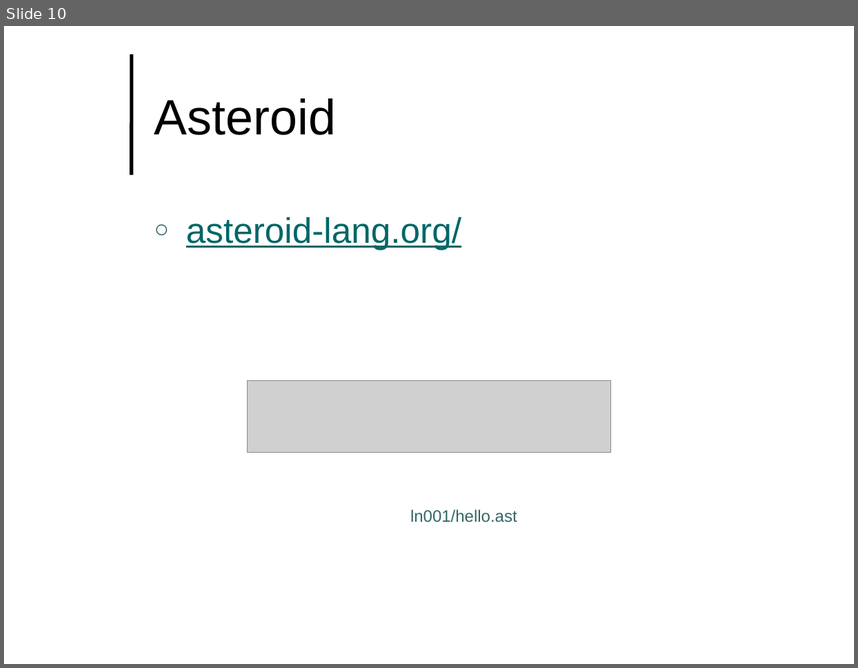
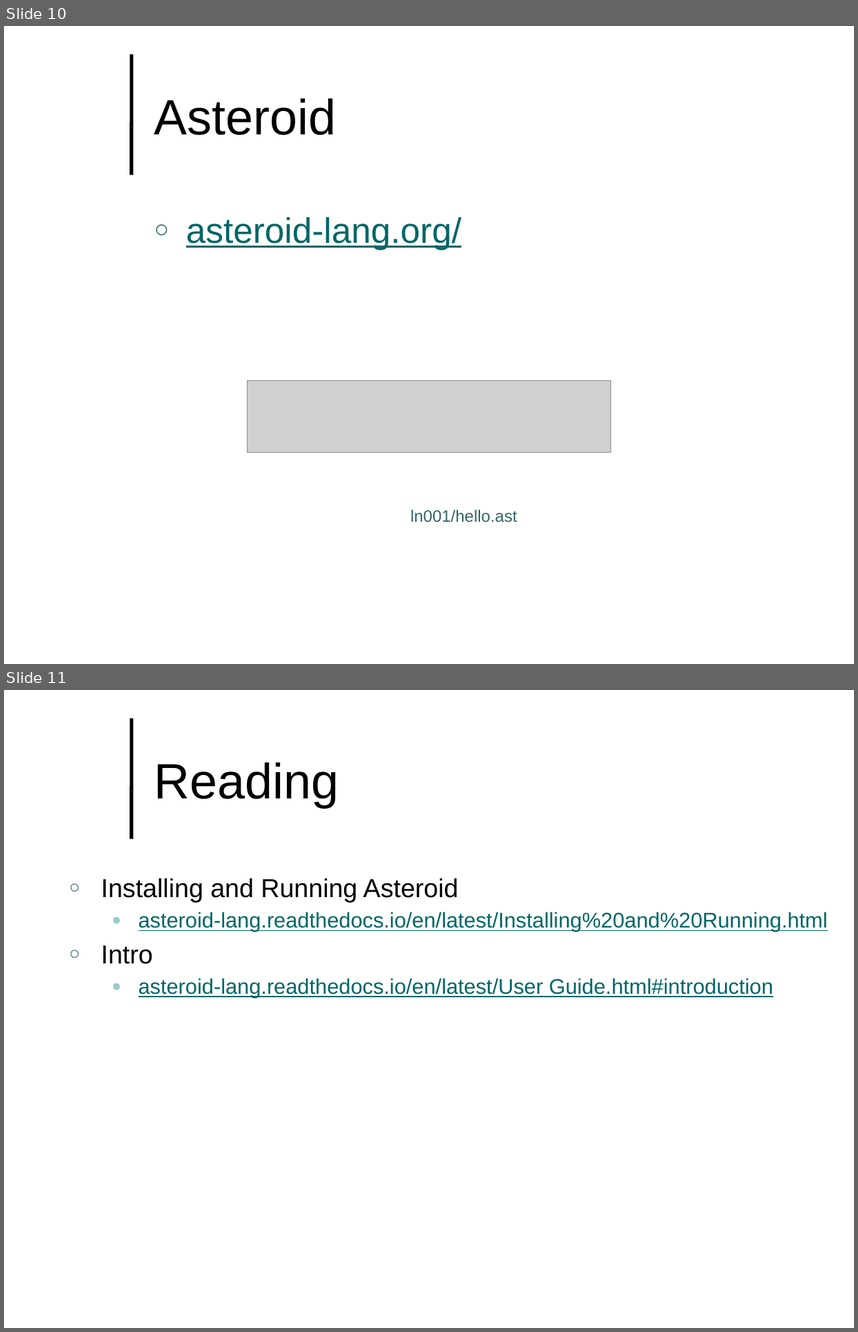
Before and after one commit to lutzhamel/CSC493, a slide deck: notes/csc493-ln001.pptx. Shown one above the other, each under a label of ours: slide 10 before the commit, slides 10 and 11 after it. The pictures are 858x668 and 858x1332 pixels, drawn with LibreOffice and Linux fonts; fonts in the diff are those of the drawing; grey boxes stand for pictures; background and template pictures are left out. Boxes give left, top, right and bottom in pixels: in the first picture for what was removed or moved away, otherwise in the second. Text is boxed around its words. In the diff, an @@ line names an element or a change of style, - is before the commit and + after.

```diff
--- a/notes/csc493-ln001.pptx
+++ b/notes/csc493-ln001.pptx
@@ slide 11 added at [4, 690, 854, 1328], background #FFFFFF; not listed: 1 template element that a slide beside it also shows @@
@@ title added at [154, 762, 339, 807], 42 pt, text #000000 @@
+Reading
@@ text added at [101, 878, 828, 998], 18 pt, text #006666, underline @@
+○ Installing and Running Asteroid
+  ● asteroid-lang.readthedocs.io/en/latest/Installing%20and%20Running.html
+○ Intro
+  ● asteroid-lang.readthedocs.io/en/latest/User Guide.html#introduction
```
Also in this commit, not shown: 3 slides changed, 25 other files.
